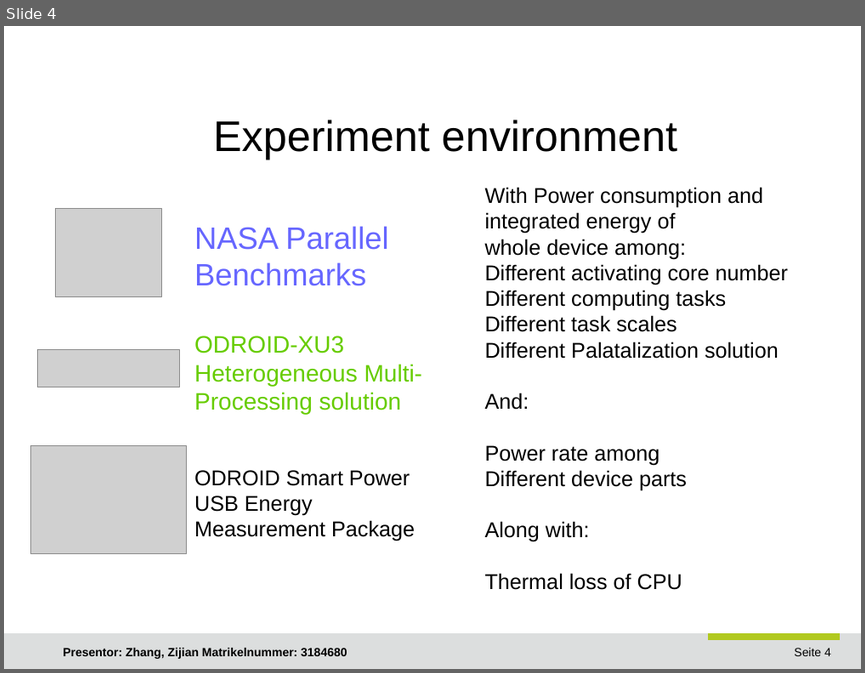
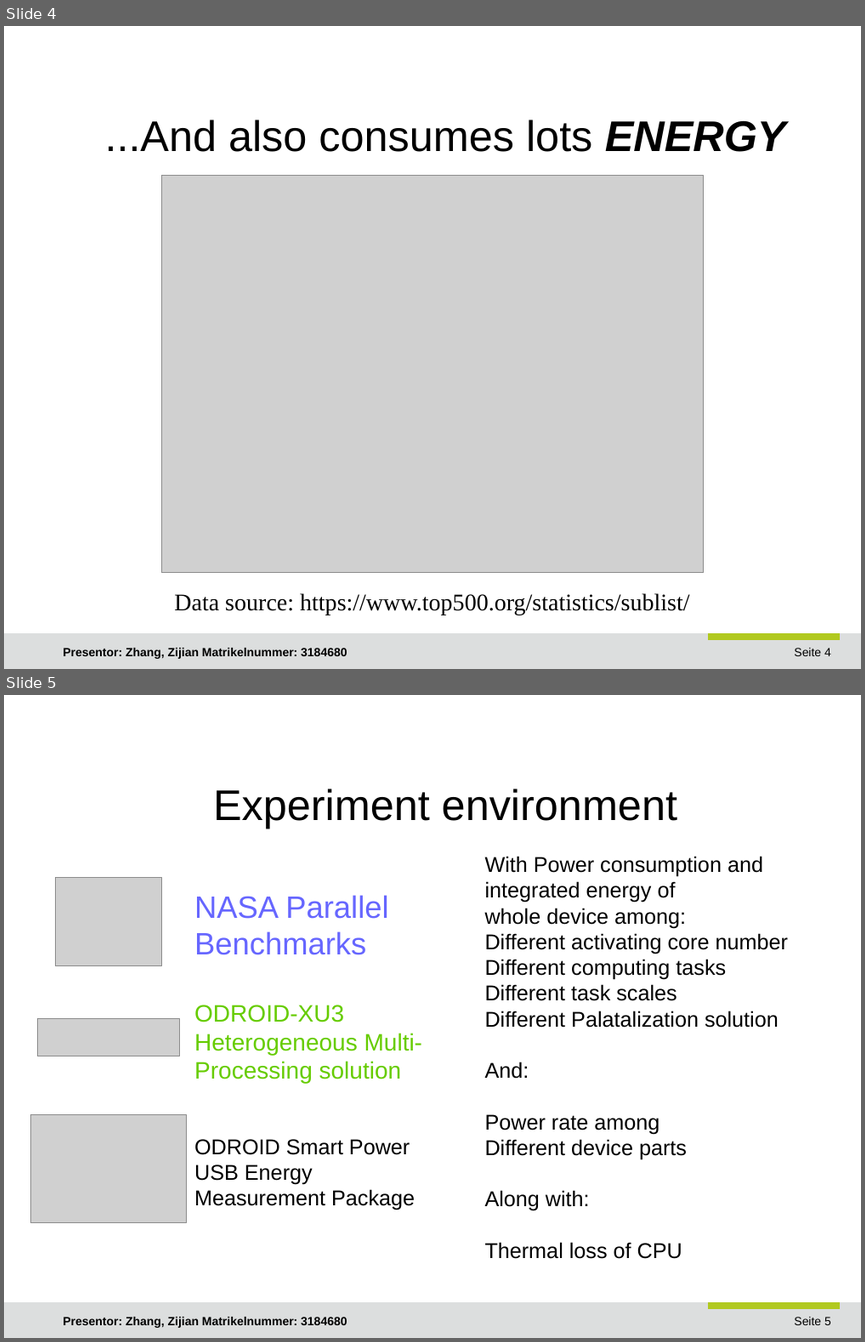
Before and after one commit to JoshuaGhost/hpc_data, a slide deck: presentation/Zhang_Zijian_HPC.odp. Shown one above the other, each under a label of ours: slide 4 before the commit, slides 4 and 5 after it. The pictures are 865x673 and 865x1342 pixels, drawn with LibreOffice and Linux fonts; fonts in the diff are those of the drawing; grey boxes stand for pictures; background and template pictures are left out. Boxes give left, top, right and bottom in pixels: in the first picture for what was removed or moved away, otherwise in the second. Text is boxed around its words. In the diff, an @@ line names an element or a change of style, - is before the commit and + after.

```diff
--- a/presentation/Zhang_Zijian_HPC.odp
+++ b/presentation/Zhang_Zijian_HPC.odp
@@ slide 4 added at [4,26,861,669], background #FFFFFF; not listed: 3 template elements that a slide beside it also shows @@
@@ title added at [105,120,786,152], 36 pt, text #000000 @@
+...And also consumes lots ENERGY
@@ picture added at [161,175,704,572] @@
@@ text added at [174,593,689,615], 20 pt, text #000000 @@
+Data source: https://www.top500.org/statistics/sublist/
@@ text added at [63,647,347,658], 10 pt, text #000000, bold @@
+Presentor: Zhang, Zijian Matrikelnummer: 3184680
@@ what was slide 4 is now slide 5 @@
@@ page number at [794,1316,831,1325]: text changed @@
-Seite 4
+Seite 5
```
Also in this commit, not shown: 2 slides changed, 2 other files.
